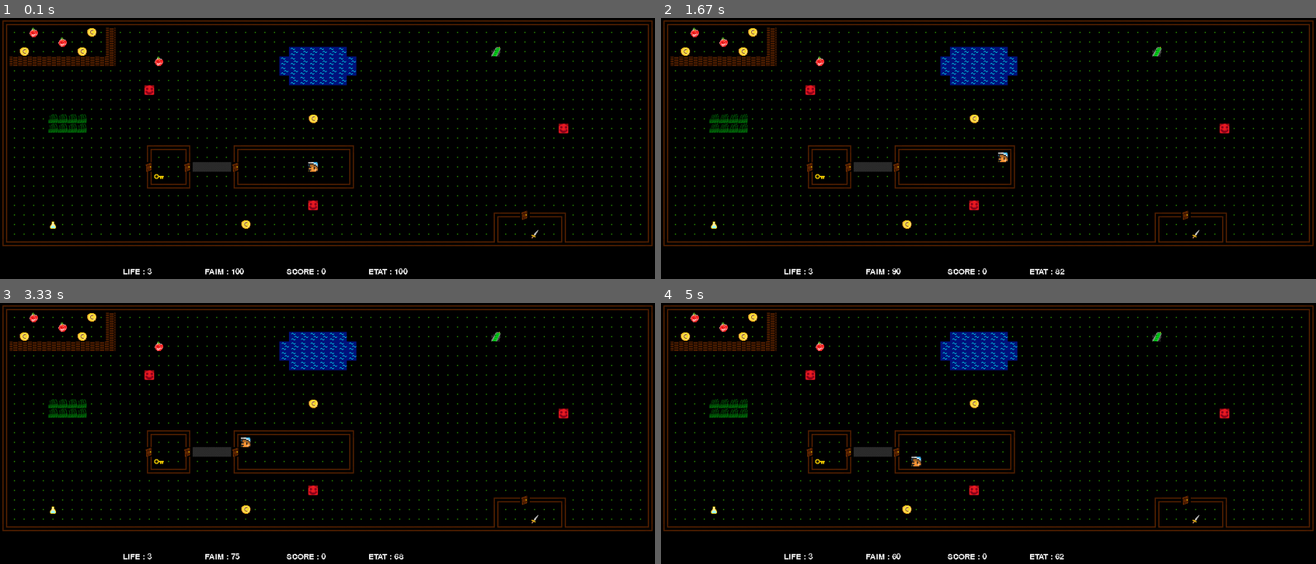
Above: before the commit, frames 1-4 (two rows, left to right).
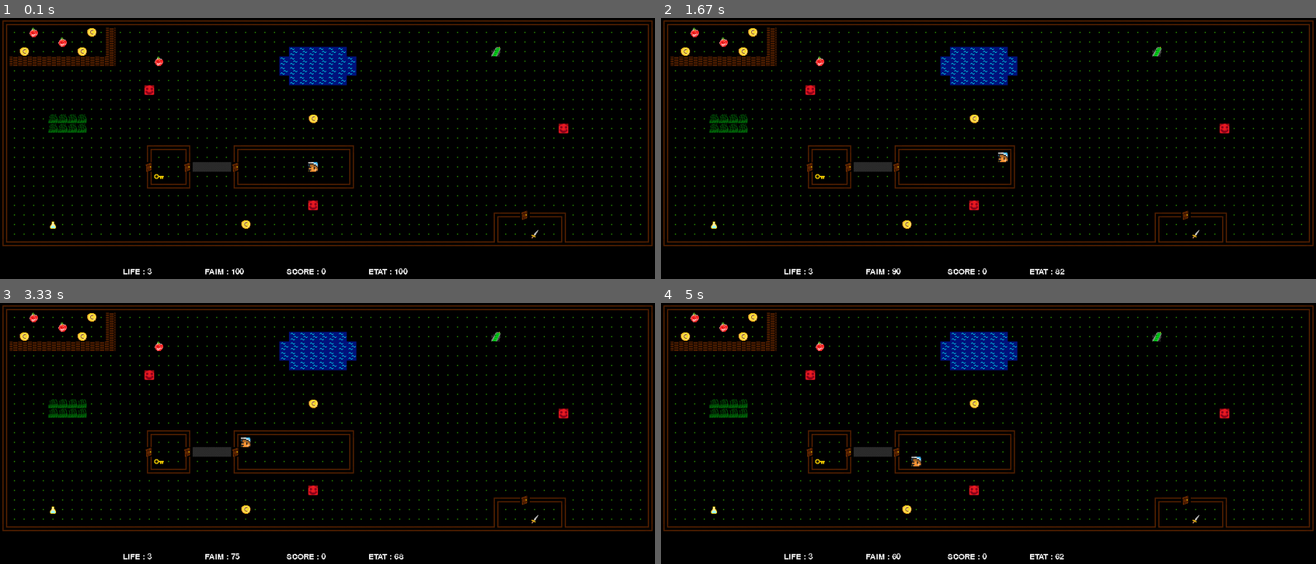
Above: after the commit, the same moments.

Repository: LouisJustinTALLOT/Hackathon-Bellon-Gstalter-Tallot
Game: pygame game, started from main.py
Two runs of this game, one before a commit and one after it. Both use one fixed random seed, a clock stepped at 60 frames per second and the inputs below.
Inputs:
- Up to frame 1 (0.1 s): no input
- Up to frame 2 (1.67 s): hold Right 0.33-0.8 s; hold Up 0.83-1.13 s; hold Right 1.17-1.63 s
- Up to frame 3 (3.33 s): hold Left 1.67-2.2 s; hold Down 2.23-2.53 s; hold Left 2.57-2.97 s; hold Up from 3 s (still down)
- Up to frame 4 (5 s): release Up at 3.37 s; hold Right 3.4-4.03 s; hold Down 4.07-4.43 s; hold Left 4.47-4.93 s; hold Right from 4.97 s (still down)

The runs differ from the first frame. In frame 1, 0.4% of the frame differs, in the area x 7-55%, y 11-44%; in frame 2, 0.4%; in frame 3, 0.3%; in frame 4, 0.4%.

Commit message:
on change les vitesses d'animation

Diff:
--- a/src/game.py
+++ b/src/game.py
@@ -61,7 +61,7 @@
                         return 2
 
         increment_aleatoire = (increment_aleatoire + 1 )%2
-        increment_aleatoire_2 = (increment_aleatoire_2 + 1) %2
+        increment_aleatoire_2 = (increment_aleatoire_2 + 1) %5
         # on fait bouger l'eau
         n, m = len(mat), len(mat[0])
         # n hauteur, m longueur
@@ -69,12 +69,12 @@
             for j in range(m):
                 case = mat[i][j]
                 if case in [23, 24, 25, 26, 27, 28, 29, 30, 31, 32, 33, 34, 35, 36, 37, 38]:
-                    case += increment_aleatoire
+                    case += (increment_aleatoire==0)
                     if case > 38:
                         case = 23
 
                 elif case in [39, 40, 41]:
-                    case += increment_aleatoire_2
+                    case += (increment_aleatoire_2==0)
                     if case > 41:
                         case = 39
 
